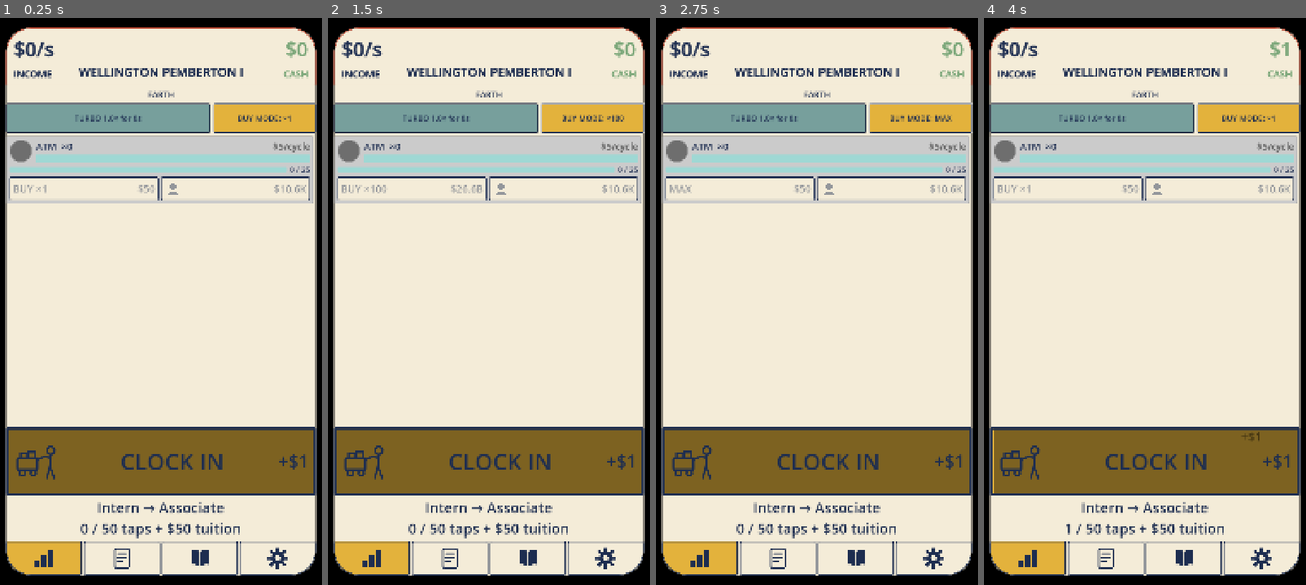
Above: before the commit, frames 1-4 (left to right).
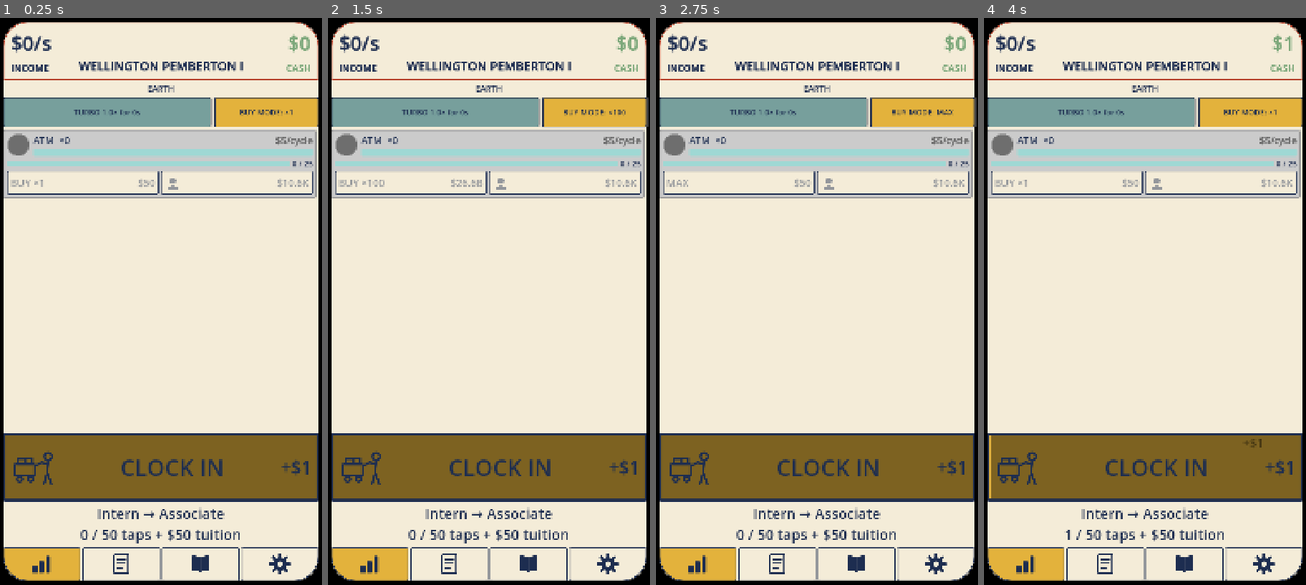
Above: after the commit, the same moments.

Repository: TimGoergen/american-tycoon
Game: Godot game, scene res://Main.tscn
The game is run twice, just before and just after one commit, with the same random seed, the same clock (stepped at 60 frames per second) and the same inputs.
Inputs (mouse positions are in pixels of both pictures, inside the frame that each line leads up to; where the layout moved, square brackets give the same spot in the first picture):
- Up to frame 1 (0.25 s): no input
- Up to frame 2 (1.5 s): click "BUY MODE: ×1" at 0.5 s; click "BUY MODE: ×10" at 1.25 s
- Up to frame 3 (2.75 s): click "BUY MODE: ×100" at 2 s
- Up to frame 4 (4 s): click "BUY MODE: MAX" at 2.75 s; click (1145, 465) [1145, 460] at 3.5 s

The runs differ from the first frame. In frame 1, 23% of the frame differs, in the area x 1-99%, y 0-100%; in frame 2, 23%, in the area x 1-100%, y 0-100%; in frame 3, 23%; in frame 4, 23%.

Commit message:
ui: halve the black-frame bezel between the game screen and the phone edge
SCREEN_BEZEL_SIDE 18->9, SCREEN_BEZEL_TOP_BOTTOM 40->20 (Tim, 2026-06-22).

Co-Authored-By: Claude Opus 4.8 <noreply@anthropic.com>

Diff:
--- a/game/scripts/Main.gd
+++ b/game/scripts/Main.gd
@@ -47,8 +47,8 @@
 ## physical screen edges — the width of the black "viewing area" border on the sides and
 ## on the top/bottom (Tim, 2026-06-22). Larger top/bottom keeps the frame clear of the
 ## camera cutout and the phone's curved corners.
-const SCREEN_BEZEL_SIDE := 18
-const SCREEN_BEZEL_TOP_BOTTOM := 40
+const SCREEN_BEZEL_SIDE := 9
+const SCREEN_BEZEL_TOP_BOTTOM := 20
 var _tab_content: Control
 var _tab_panels: Array = []   # the four content Controls, indexed by TAB_*
 var _tab_buttons: Array = []  # the four bottom icon Buttons, indexed by TAB_*
